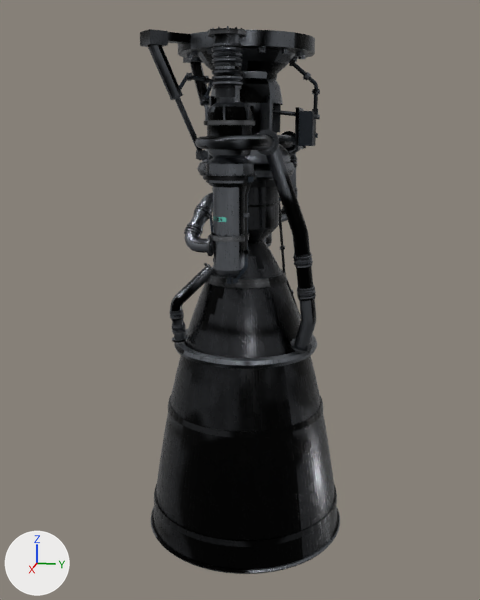
One commit to the Blender file assets/blender/eng_methalox_full_flow.blend: the scene before it, then after it.
Both versions are drawn from a camera (50 mm lens) standing at (4.07, 0.78, 2.55) and looking at (0.01, -0.03, 1.54). Every picture has the same lights, and +X, +Y and +Z are marked at lower left. The first picture is the older version. Objects named as collision shapes, trigger or cutter boxes, shadow casters or lower levels of detail are left out.

Names of what the first picture shows: 'eng_methalox_full_flow_LOD0'.
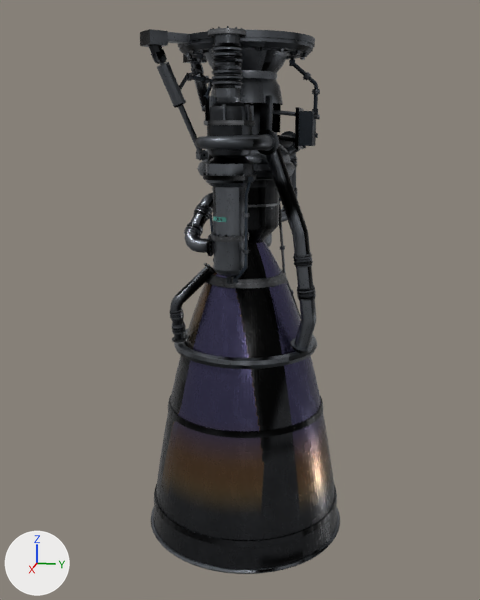
Where the change shows, as pixel boxes (x1, y1, x2, y2) in the pictures (480 x 600 px):
'eng_methalox_full_flow_LOD0', surface changed, recoloured, reshaped: (140, 26, 340, 574) in both
part 1 of me_eng_methalox_full_flow_lod0, added (mostly hidden): after (203, 48, 290, 54)
part 2 of me_eng_methalox_full_flow_lod0, added (mostly hidden): after (192, 53, 301, 59)
part 3 of me_eng_methalox_full_flow_lod0, added: after (179, 37, 313, 50)
part 4 of me_eng_methalox_full_flow_lod0, deleted: before (170, 49, 305, 106)
part 5 of me_eng_methalox_full_flow_lod0, cut back: before (148, 45, 315, 156); after (149, 41, 313, 155)
part 6 of me_eng_methalox_full_flow_lod0, surface changed: (178, 30, 315, 152) in both
part 7 of me_eng_methalox_full_flow_lod0, recoloured: (178, 30, 315, 158) in both

The change, as a list of edits to the scene's bpy script:
```text
Change mat_engine_metal:
    remove # nodes: BsdfPrincipled, MapRange x2, Mapping, Math x5, Mix x3, NormalMap, OutputMaterial, SeparateColor x2, TexImage x4, UVMap x2
    remove # colours: grey #8f949b
    nodes: BsdfPrincipled, MapRange x2, Mapping, Math x7, Mix x3, NormalMap, OutputMaterial, SeparateColor x2, TexImage x4, UVMap x2
    colours: grey #878c93
Change mat_nozzle_hot:
    remove # nodes: BsdfPrincipled, MapRange x3, Mapping, Math x6, Mix x4, NormalMap, OutputMaterial, SeparateColor x3, TexImage x4, UVMap x2, ValToRGB, VertexColor
    remove # colours: dark grey #4f5155, brown #c4aa6f, brown #956c45, blue #595586, mixed with the vertex colours
    nodes: BsdfPrincipled, MapRange x4, Mapping, Math x8, Mix x4, NormalMap, OutputMaterial, SeparateColor x2, TexImage x4, UVMap x2, ValToRGB
    colours: dark grey #4f5155, brown #957e50, brown #815d38, dark blue #55507c
Add mat_nozzle_inner:
    mat_nozzle_inner = bpy.data.materials.new('nozzle_inner')
    # colours: orange #b57a45, brown #957e50, brown #815d38, dark blue #55507c
    # uses the picture img_eng_methalox_full_flow_lod1_mask_png
    # uses the picture img_nozzle_inner_albedo_jpg
    # uses the picture img_nozzle_inner_normal_png
    # uses the picture img_nozzle_inner_orm_jpg
Add mat_engine_metal_satin:
    mat_engine_metal_satin = bpy.data.materials.new('engine_metal_satin')
    # colours: grey #7e838a
    # uses the picture img_eng_methalox_full_flow_lod1_mask_png
    # uses the picture img_engine_metal_satin_albedo_jpg
    # uses the picture img_engine_metal_satin_normal_png
    # uses the picture img_engine_metal_satin_orm_jpg
Change me_eng_methalox_full_flow_lod0:
    used by ob_eng_methalox_full_flow_lod0; parent = ob_eng_methalox_full_flow; location = (0.0, 0.0, 0.0)
    remove me_eng_methalox_full_flow_lod0.from_pydata(...)  # 33357 vertices, 21234 faces; spans x -0.66..0.67, y -0.65..0.65, z 0.0..3.1
    add me_eng_methalox_full_flow_lod0.from_pydata(...)  # 34463 vertices, 21786 faces; spans x -0.66..0.67, y -0.65..0.65, z 0.0..3.1
    me_eng_methalox_full_flow_lod0 part 1: the loose piece of 56 vertices spanning x -0.4..0.4, y -0.4..0.4, z 3.02..3.1 is copied, and the copy is scaled about its middle by (0.64, 0.64, 0.45), then moved by (0.0, 0.0, -0.02), in mat_engine_metal_satin; it spans x -0.26..0.26, y -0.26..0.26, z 3.02..3.06
    me_eng_methalox_full_flow_lod0 part 2: the loose piece of 56 vertices spanning x -0.4..0.4, y -0.4..0.4, z 3.02..3.1 is copied, and the copy is scaled about its middle by (0.8, 0.8, -0.45), then moved by (0.0, 0.0, -0.02), in mat_engine_metal_satin; it spans x -0.32..0.32, y -0.32..0.32, z 3.02..3.06
    me_eng_methalox_full_flow_lod0 part 3: the loose piece of 56 vertices spanning x -0.4..0.4, y -0.4..0.4, z 3.02..3.1 is copied, and the copy is scaled about its middle by (0.976, 0.976, 0.25), then moved by (0.0, 0.0, -0.01), in mat_engine_metal_satin; it spans x -0.39..0.39, y -0.39..0.39, z 3.04..3.06
    me_eng_methalox_full_flow_lod0 part 4: 38 loose pieces with 637 vertices, spanning x -0.47..0.47, y -0.47..0.34, z 2.43..3.08, are deleted
    me_eng_methalox_full_flow_lod0 part 5: 185 vertices moved from x -0.45..0.45, y -0.45..0.4, z 2.42..3.05 to x -0.45..0.45, y -0.45..0.4, z 2.42..3.06; 479 vertices removed from x -0.47..0.47, y -0.47..0.4, z 2.43..3.08; 1998 vertices added at x -0.46..0.46, y -0.46..0.39, z 2.44..3.06
    me_eng_methalox_full_flow_lod0 part 6: 221 kept faces spanning x -0.46..0.4, y -0.46..0.4, z 2.44..3.1 get new texture (UV) coordinates
    me_eng_methalox_full_flow_lod0 part 7: 968 faces spanning x -0.63..0.67, y -0.4..0.4, z 2.43..3.1 switch from mat_engine_metal to mat_engine_metal_satin
    other edits to the shape of me_eng_methalox_full_flow_lod0 do not show in these pictures
    add me_eng_methalox_full_flow_lod0.materials.append(mat_nozzle_inner)
```
